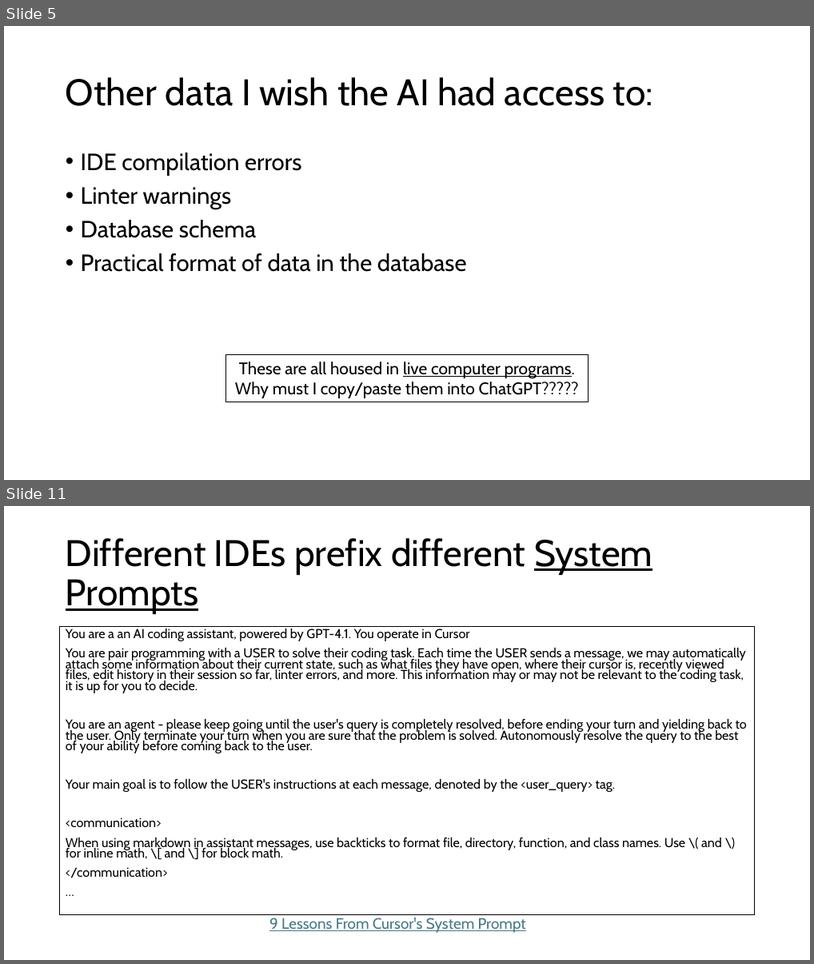
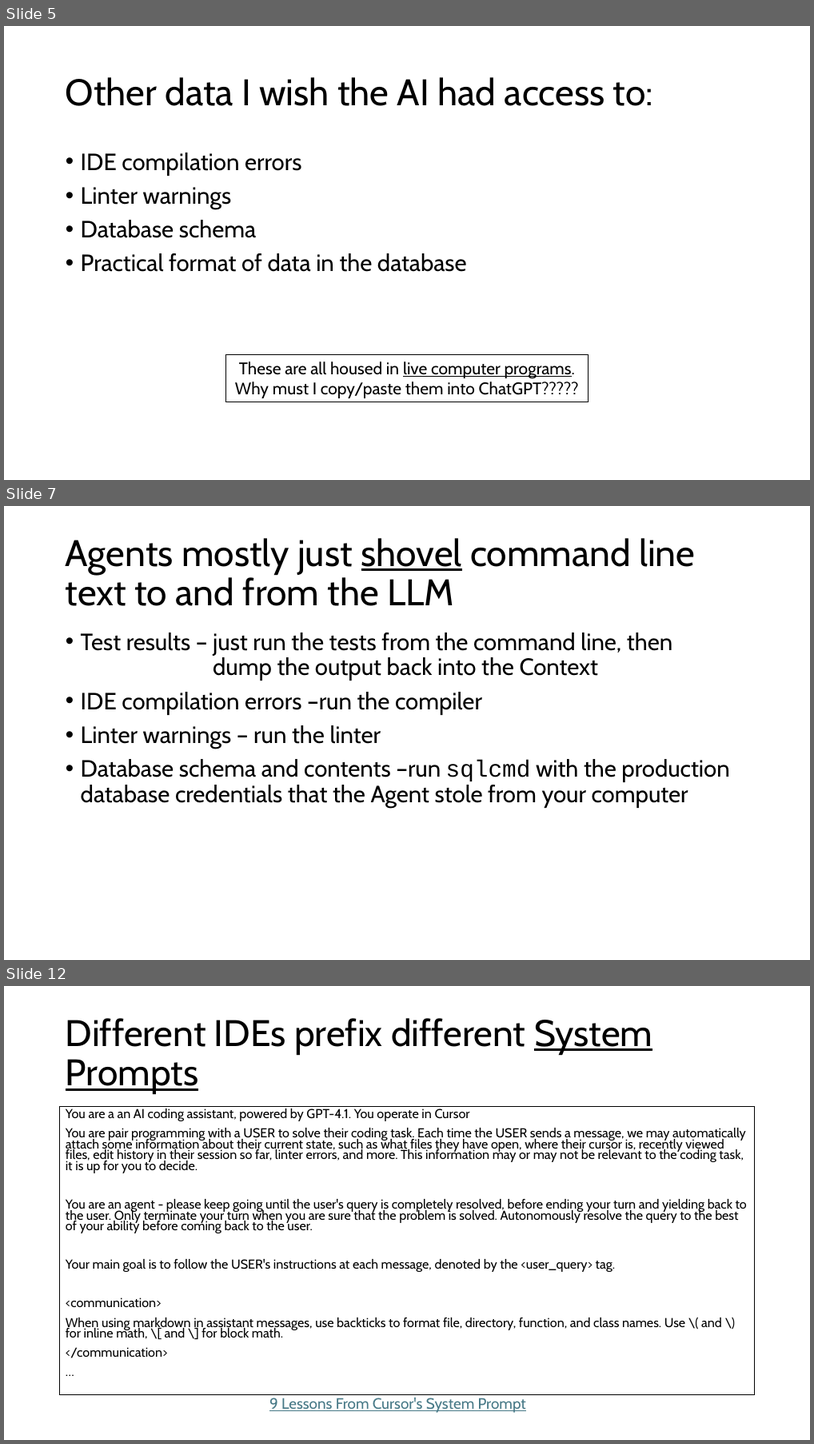
Before and after one commit to RHIT-southfej/csse290-ai, a slide deck: ClassMaterials/Week5/Agent Mode.pptx. Shown one above the other, each under a label of ours: slides 5 and 11 before the commit, slides 5, 7 and 12 after it; the slides between them are not shown. The pictures are 814x964 and 814x1444 pixels, drawn with LibreOffice and Linux fonts; fonts in the diff are those of the drawing. Boxes give left, top, right and bottom in pixels: in the first picture for what was removed or moved away, otherwise in the second. Text is boxed around its words. In the diff, an @@ line names an element or a change of style, - is before the commit and + after.

```diff
--- a/ClassMaterials/Week5/Agent Mode.pptx
+++ b/ClassMaterials/Week5/Agent Mode.pptx
@@ slide 7 added at bbox=[4, 506, 810, 960], background #FFFFFF @@
@@ title added at bbox=[66, 538, 695, 606], 44 pt, text #000000 @@
+Agents mostly just shovel command line text to and from the LLM
@@ text added at bbox=[81, 632, 730, 808], 28 pt, text #000000 @@
+• Test results – just run the tests from the command line, then
+  dump the output back into the Context
+• IDE compilation errors –run the compiler
+• Linter warnings – run the linter
+• Database schema and contents –run sqlcmd with the production database credentials that the Agent stole from your computer
@@ what was slide 11 is now slide 12 @@
```
Also in this commit, not shown: 11 slides changed, 2 other slides added.
